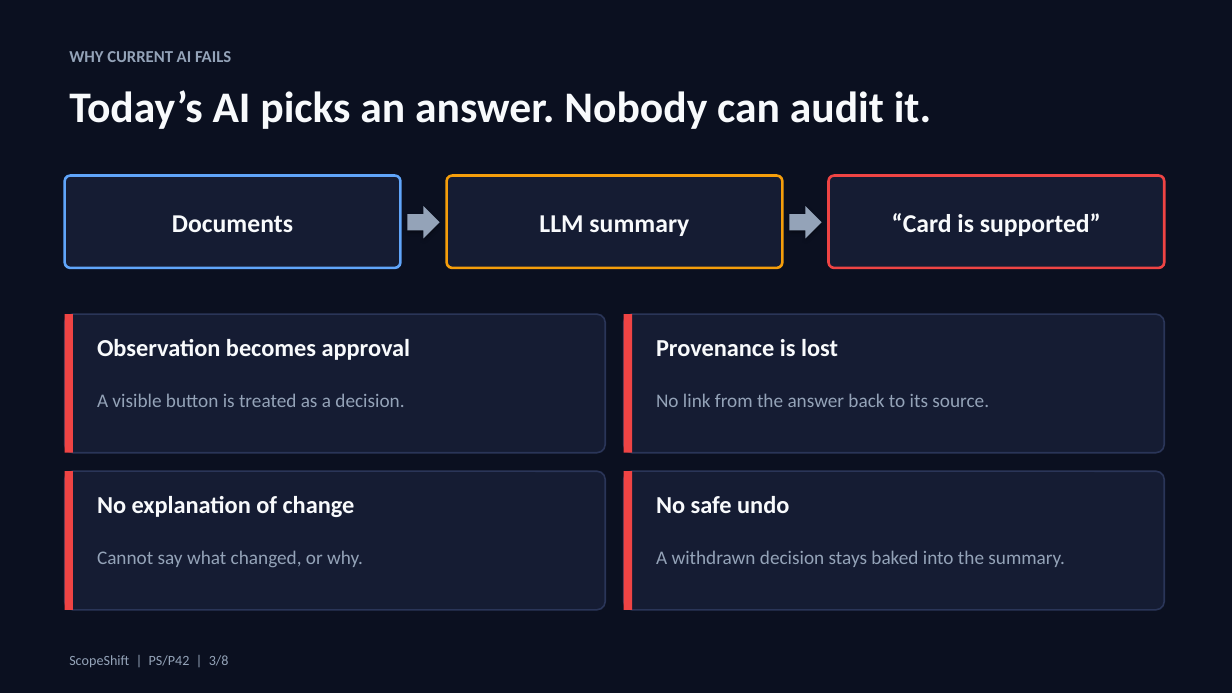
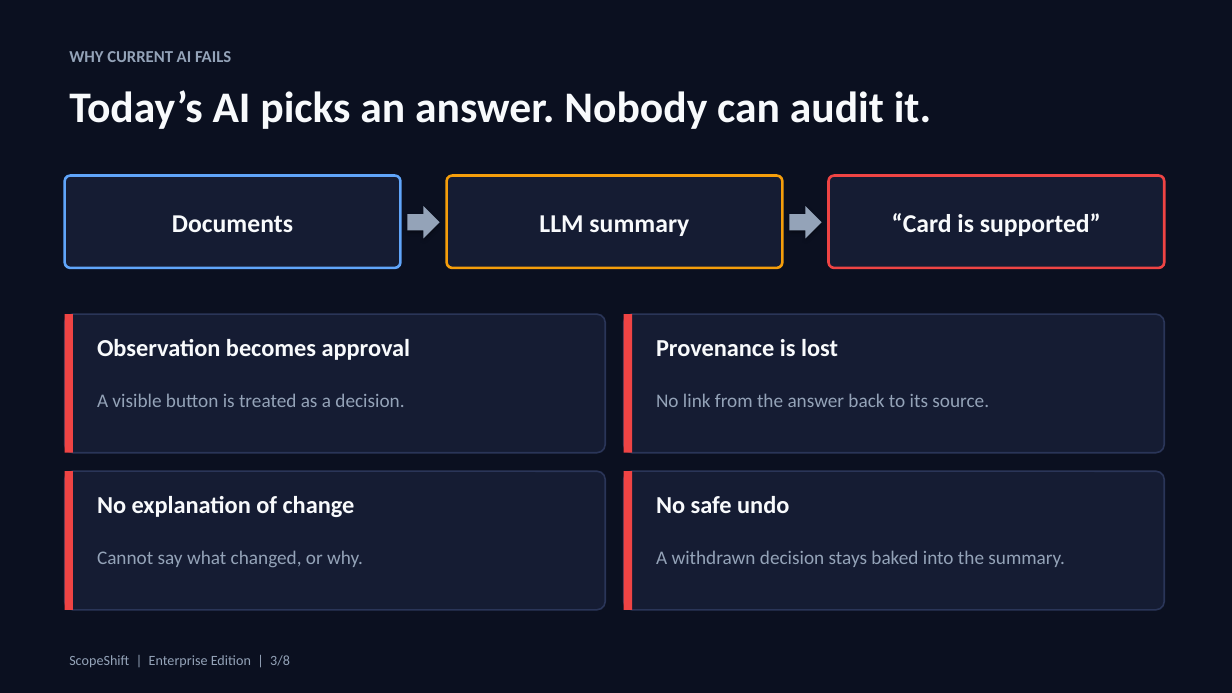
Before and after one commit to Tayab-Ahamed/ScopeShift, a slide deck: slide 3 of submission/ScopeShift-HackSprint-Phase2-8slide.pptx. Drawn at 1232x693 pixels with LibreOffice and Linux fonts; fonts in the diff are those of the drawing. Boxes give left, top, right and bottom in pixels: in the first picture for what was removed or moved away, otherwise in the second. Text is boxed around its words. In the diff, an @@ line names an element or a change of style, - is before the commit and + after.

```diff
--- a/submission/ScopeShift-HackSprint-Phase2-8slide.pptx
+++ b/submission/ScopeShift-HackSprint-Phase2-8slide.pptx
@@ text at <box>69,655,290,667</box>: text changed @@
-ScopeShift | PS/P42 | 3/8
+ScopeShift | Enterprise Edition | 3/8
```
Also in this commit, not shown: 8 other slides changed, 24 other files.
